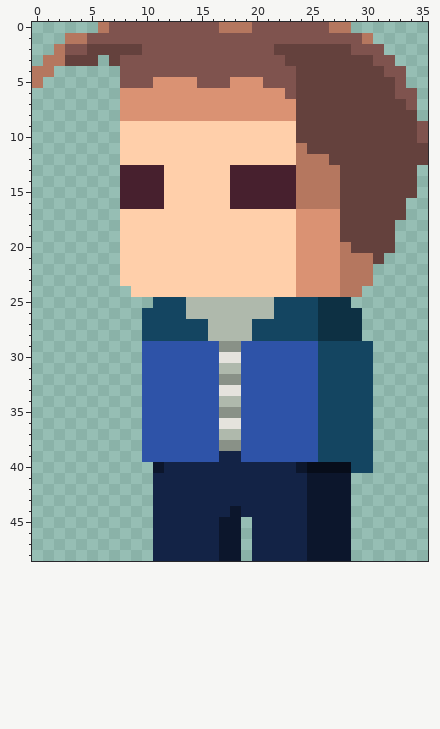
File history of a pixel-art sprite, imgs/player2.gif. The picture above is the old version.
The file is 36x49 pixels.
Once edited:
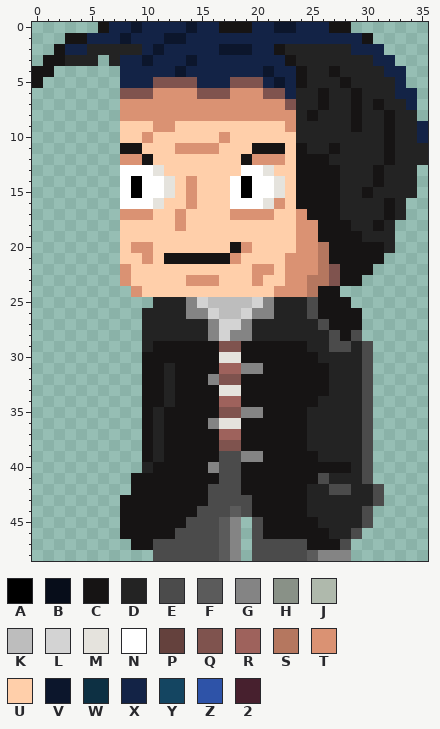
Palette (. is transparent): A #000000  B #070d1a  C #161414  D #232323  E #4b4b4b  F #5b5b5b  G #848484  H #899187  J #afb9ac  K #bdbdbd  L #d3d3d3  M #e5e3dd  N #ffffff  P #64413d  Q #7f534e  R #9e625c  S #b5775f  T #da9273  U #ffcfaa  V #0c162c  W #0d3043  X #132346  Y #144561  Z #2e53a8  2 #47202e
Diff:
@@ x 0..35 @@
- 0 ......SQQQQQQQQQQSSSQQQQQQQSS.......
- 1 ...SSQQQQQQQQQQQQQQQQQQQQQQQQQS.....
- 2 ..SQQPPPPPQQQQQQQQQQQQPPPPPPPQQQ....
- 3 .SSPPP.PQQQQQQQQQQQQQQQPPPPPPPPQQ...
- 4 SS......QQQQQQQQQQQQQQQQPPPPPPPPQQ..
- 5 S.......QQQTTTTQQQTTTQQQPPPPPPPPPQ..
- 6 ........TTTTTTTTTTTTTTTQPPPPPPPPPQQ.
- 7 ........TTTTTTTTTTTTTTTTPPPPPPPPPPQ.
- 8 ........TTTTTTTTTTTTTTTTPPPPPPPPPPP.
- 9 ........UUUUUUUUUUUUUUUUPPPPPPPPPPPQ
-10 ........UUUUUUUUUUUUUUUUPPPPPPPPPPPQ
-11 ........UUUUUUUUUUUUUUUUSPPPPPPPPPPP
-12 ........UUUUUUUUUUUUUUUUSSSPPPPPPPPP
-13 ........2222UUUUUU222222SSSSPPPPPPP.
-14 ........2222UUUUUU222222SSSSPPPPPPP.
-15 ........2222UUUUUU222222SSSSPPPPPPP.
-16 ........2222UUUUUU222222SSSSPPPPPP..
-17 ........UUUUUUUUUUUUUUUUTTTTPPPPPP..
-18 ........UUUUUUUUUUUUUUUUTTTTPPPPP...
-19 ........UUUUUUUUUUUUUUUUTTTTPPPPP...
-20 ........UUUUUUUUUUUUUUUUTTTTSPPPP...
-21 ........UUUUUUUUUUUUUUUUTTTTSSSP....
-22 ........UUUUUUUUUUUUUUUUTTTTSSS.....
-23 ........UUUUUUUUUUUUUUUUTTTTSSS.....
-24 .........UUUUUUUUUUUUUUUTTTTSS......
-25 ...........YYYJJJJJJJJYYYYWWW.......
-26 ..........YYYYJJJJJJJJYYYYWWWW......
-27 ..........YYYYYYJJJJYYYYYYWWWW......
-28 ..........YYYYYYJJJJYYYYYYWWWW......
-29 ..........ZZZZZZZHHZZZZZZZYYYYY.....
-30 ..........ZZZZZZZMMZZZZZZZYYYYY.....
-31 ..........ZZZZZZZJJZZZZZZZYYYYY.....
-32 ..........ZZZZZZZHHZZZZZZZYYYYY.....
-33 ..........ZZZZZZZMMZZZZZZZYYYYY.....
-34 ..........ZZZZZZZJJZZZZZZZYYYYY.....
-35 ..........ZZZZZZZHHZZZZZZZYYYYY.....
-36 ..........ZZZZZZZMMZZZZZZZYYYYY.....
-37 ..........ZZZZZZZJJZZZZZZZYYYYY.....
-38 ..........ZZZZZZZHHZZZZZZZYYYYY.....
-39 ..........ZZZZZZZXXZZZZZZZYYYYY.....
-40 ...........VXXXXXXXXXXXXVBBBBYY.....
-41 ...........XXXXXXXXXXXXXXVVVV.......
-42 ...........XXXXXXXXXXXXXXVVVV.......
-43 ...........XXXXXXXXXXXXXXVVVV.......
-44 ...........XXXXXXXVXXXXXXVVVV.......
-45 ...........XXXXXXVV.XXXXXVVVV.......
-46 ...........XXXXXXVV.XXXXXVVVV.......
-47 ...........XXXXXXVV.XXXXXVVVV.......
-48 ...........XXXXXXVV.XXXXXVVVV.......
+ 0 ......CXXVXXXXVXXCCCXXVVXXXCC.......
+ 1 ...CCXXXVXXXVVXXXXXXXXXXXXXXXXC.....
+ 2 ..CXXDDDDDXVXXXXXVVVXXCDDDDDDXXX....
+ 3 .CCDDD.DXXVXXXVXXXXXXXXCDDDDDDDXX...
+ 4 CC......XXXXXVXXXXXXXVXXCDDCDDDDXX..
+ 5 C.......XXXQQQQXXXQQQXVXCDDDCDDDDX..
+ 6 ........QQQTTTTQQQTTTQQXDDCDDCDDDXX.
+ 7 ........TTTTTTTTTTTTTTTQDDCDDCDCDDX.
+ 8 ........TTTTTTTTTTTTTTTTDCDDDCDDCDD.
+ 9 ........UUUTTUUUUUUUUUUTDDDDDCDDCDDX
+10 ........UUTUUUUUUTUUUUUUDDDDDDDDCDDX
+11 ........CCUUUTTTTUUUCCCUCDDCDDDDCDDD
+12 ........TTCUUUUUUUUCTTTUCCCDDDDDCDDD
+13 ........NNNMUUUUUUUNNMUUCCCCDDDCDDD.
+14 ........NANNMUTUUUNANNMUCCCCDDDCDDD.
+15 ........NANNMUTUUUNANNMUCCCCDDCDDDD.
+16 ........NNNMUUTUUUNNNMTUCCCCDDDDCD..
+17 ........TTTUUTUUUUTTTTUUTCCCDDDDCD..
+18 ........UUUUUTUUUUUUUUUUTTCCCDDCD...
+19 ........UUUUUUUUUUUUUUUUTTCCCCDDD...
+20 ........UTTUUUUUUUCTUUUUTTSCCCCCD...
+21 ........UUTUCCCCCCTUUUUTTTSCCCCC....
+22 ........TUUUUUUUUUUUTTUTTTSQCCC.....
+23 ........TUUUUUTTTUUUTUUTTSSQCC......
+24 .........TUUUUUUUUUUUUTTTSCC........
+25 ...........DDDGLKKKKLGDDDECCC.......
+26 ..........DDDDGGLKKLGGDDDECCCC......
+27 ..........DDDDDDGLLGDDDDDDECCC......
+28 ..........DDDDDDGLGGDDDDDDDECE......
+29 ..........DCCCCCCQQCCCCCCDDEEDE.....
+30 ..........CCCCCCCMMCCCCCCCDDDDE.....
+31 ..........CCDCCCCRRGGCCCCCCDDDE.....
+32 ..........CCDCCCGQQCCCCCCCCDDDE.....
+33 ..........CCDCCCCMMCCCCCCCCDDDE.....
+34 ..........CCDCCCCRRCCCCCCCDDDDE.....
+35 ..........CDCCCCCQQGGCCCCDDDDDE.....
+36 ..........CDCCCCGMMCCCCCCDDDDDE.....
+37 ..........CDCCCCCRRCCCCCCDDDDDE.....
+38 ..........CDCCCCCQQCCCCCCDDDDDE.....
+39 ..........CDCCCCCEEGGCCCCCDDDDE.....
+40 ..........DCCCCCGEECCCCCCCCCCDE.....
+41 .........CCCCCCCCEECCCCCCCEDDDE.....
+42 .........CCCCCCCEEECCCCCCDDEEDDE....
+43 ........CCCCCCCCEEEECCCCCDDDDDDE....
+44 ........CCCCCCCEEEFECCCCCDDDDDE.....
+45 ........CCCCCCEEEFG.ECCCCCDDDDE.....
+46 ........CCCCCEEEEFG.ECCCCCCDDE......
+47 .........CCEEEEEEFG.EEEEECCCE.......
+48 ...........EEEEEEFG.EEEEEFGGG.......
Changed places in both pictures, as pixel boxes (x1, y1, x2, y2):
changed: (32, 22, 428, 561)
